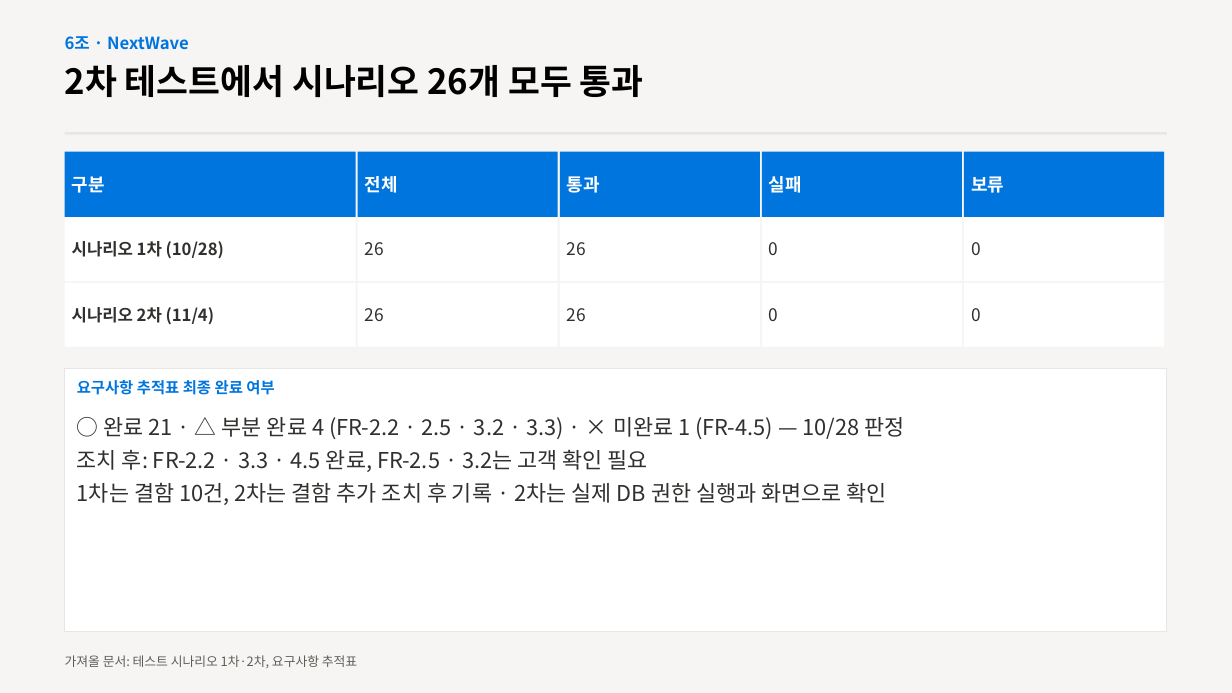
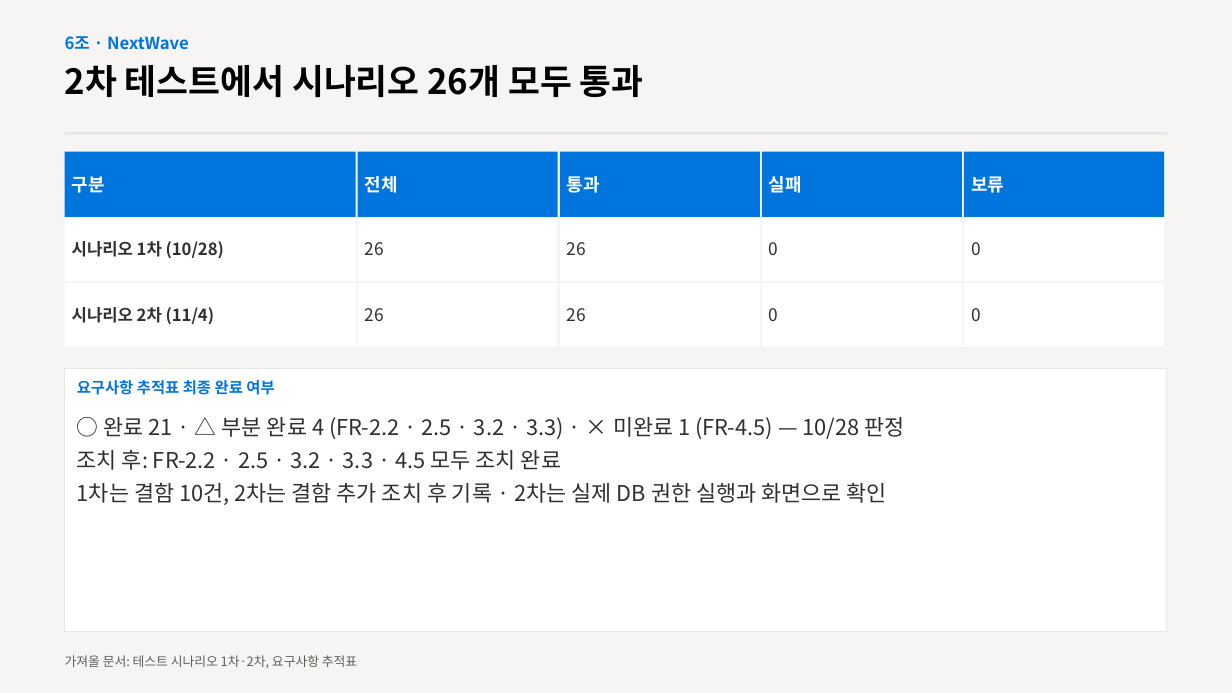
Before and after one commit to dlftjd6623-coder/nextwave, a slide deck: slide 11 of docs/발표자료_6조.pptx. Drawn at 1232x693 pixels with LibreOffice and Linux fonts; fonts in the diff are those of the drawing. Boxes give left, top, right and bottom in pixels: in the first picture for what was removed or moved away, otherwise in the second. Text is boxed around its words. In the diff, an @@ line names an element or a change of style, - is before the commit and + after.

```diff
--- a/docs/발표자료_6조.pptx
+++ b/docs/발표자료_6조.pptx
@@ text at [77,450,561,470]: text changed @@
-조치 후: FR-2.2 · 3.3 · 4.5 완료, FR-2.5 · 3.2는 고객 확인 필요
+조치 후: FR-2.2 · 2.5 · 3.2 · 3.3 · 4.5 모두 조치 완료
```
Also in this commit, not shown: 4 other slides changed.
